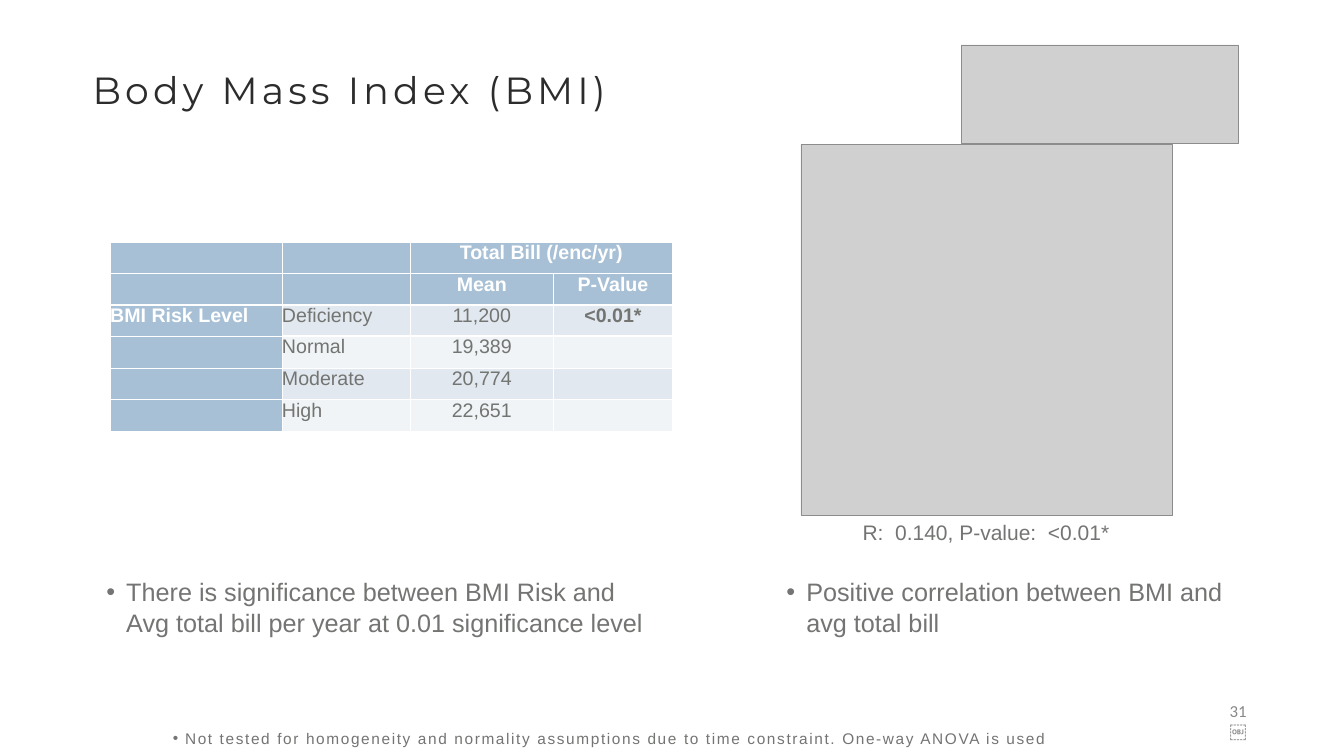
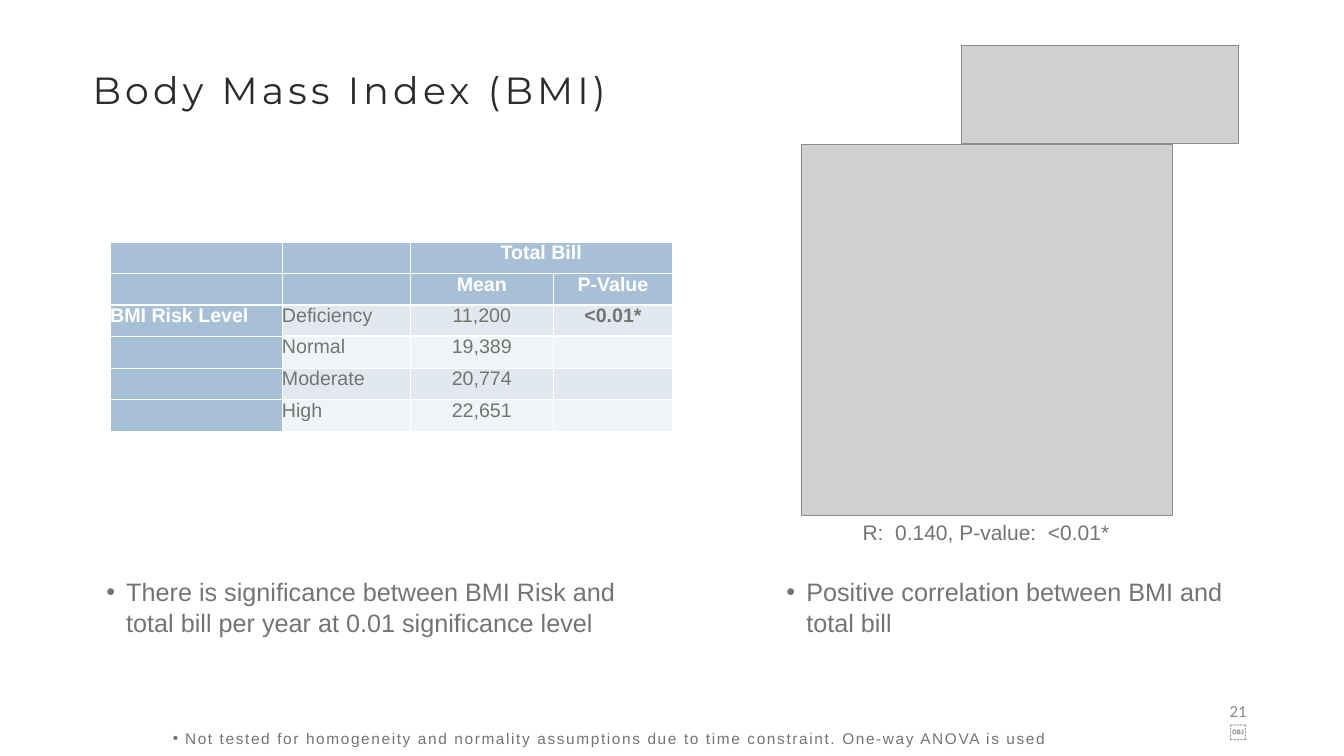
Before and after one commit to joannasyeow/Holmusk_Healthcare_Data, a slide deck: slide 21 of slides.pptx (slide 31 before the commit). Drawn at 1344x756 pixels with LibreOffice and Linux fonts; fonts in the diff are those of the drawing; grey boxes stand for pictures. Boxes give left, top, right and bottom in pixels: in the first picture for what was removed or moved away, otherwise in the second. Text is boxed around its words. In the diff, an @@ line names an element or a change of style, - is before the commit and + after.

```diff
--- a/slides.pptx
+++ b/slides.pptx
@@ table at [110, 242, 673, 432] @@
-row 1, column 3: Total Bill (/enc/yr)
+row 1, column 3: Total Bill
@@ text at [126, 583, 593, 637]: text changed @@
-• There is significance between BMI Risk and Avg total bill per year at 0.01 significance level
+• There is significance between BMI Risk and total bill per year at 0.01 significance level
@@ text at [806, 583, 1222, 632]: text changed @@
-• Positive correlation between BMI and avg total bill
+• Positive correlation between BMI and total bill
@@ page number at [1230, 706, 1247, 717]: text changed @@
-31￼
+21￼
```
Also in this commit, not shown: 22 other slides changed, 7 slides added, 10 slides removed, 13 other files.
